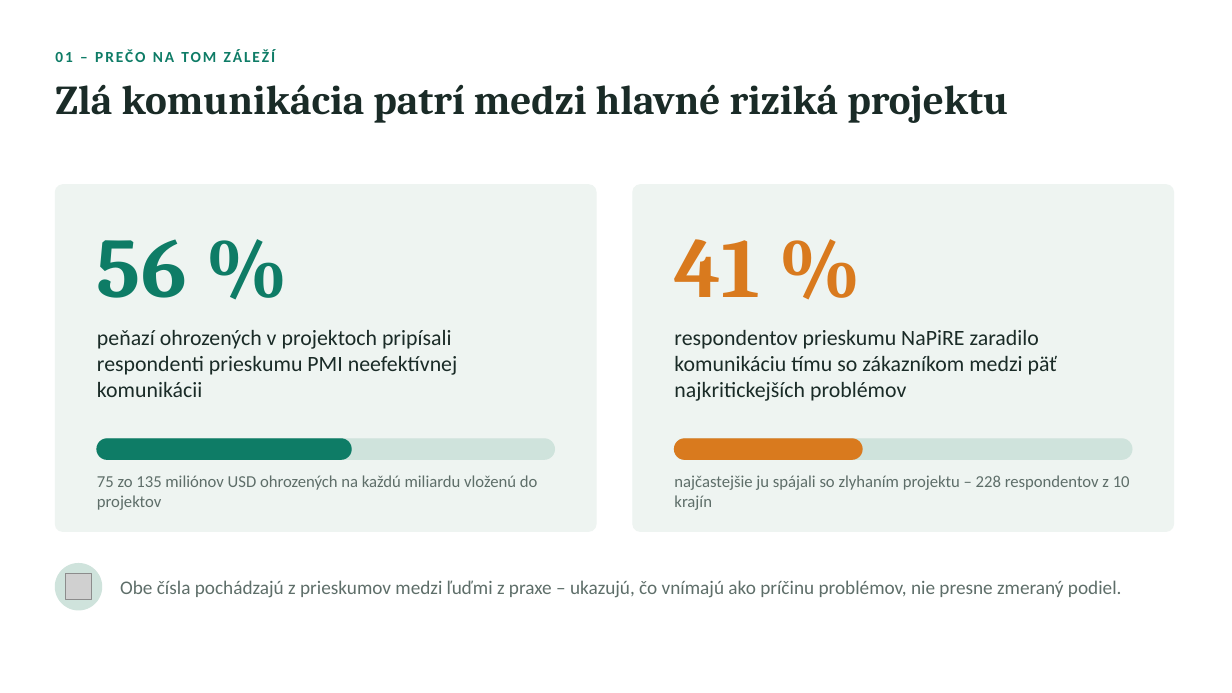
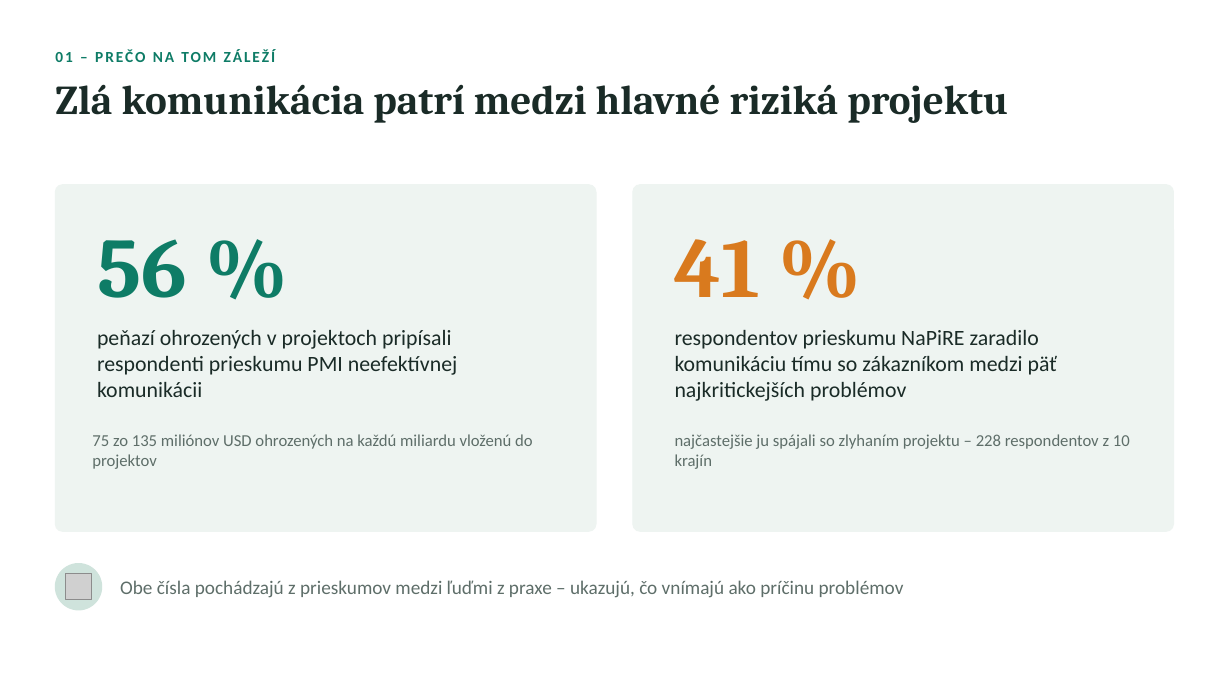
Before and after one commit to ADAMUSSO/MTS, a slide deck: slide 3 of Prezentacie/Manažment komunikácie – prezentácia.pptx. Drawn at 1232x693 pixels with LibreOffice and Linux fonts; fonts in the diff are those of the drawing; grey boxes stand for pictures. Boxes give left, top, right and bottom in pixels: in the first picture for what was removed or moved away, otherwise in the second. Text is boxed around its words. In the diff, an @@ line names an element or a change of style, - is before the commit and + after.

```diff
--- a/Prezentacie/Manažment komunikácie – prezentácia.pptx
+++ b/Prezentacie/Manažment komunikácie – prezentácia.pptx
@@ text "75 zo 135 miliónov USD ...": place and size @@
-text "75 zo 135 miliónov USD ..." at [97,475,538,510]
+text "75 zo 135 miliónov USD ..." at [92,434,533,469]
@@ rounded rectangle removed at [97,439,555,459] @@
@@ rounded rectangle removed at [97,439,351,459] @@
@@ text "najčastejšie ju spájali so zlyhaním ...": place and size @@
-text "najčastejšie ju spájali so zlyhaním ..." at [674,475,1130,510]
+text "najčastejšie ju spájali so zlyhaním ..." at [675,434,1130,469]
@@ rounded rectangle removed at [675,439,1132,459] @@
@@ rounded rectangle removed at [675,439,862,459] @@
@@ text at [120,580,904,598]: text changed @@
-Obe čísla pochádzajú z prieskumov medzi ľuďmi z praxe – ukazujú, čo vnímajú ako príčinu problémov, nie presne zmeraný podiel.
+Obe čísla pochádzajú z prieskumov medzi ľuďmi z praxe – ukazujú, čo vnímajú ako príčinu problémov
```
Also in this commit, not shown: 2 other slides changed, 1 other file.
